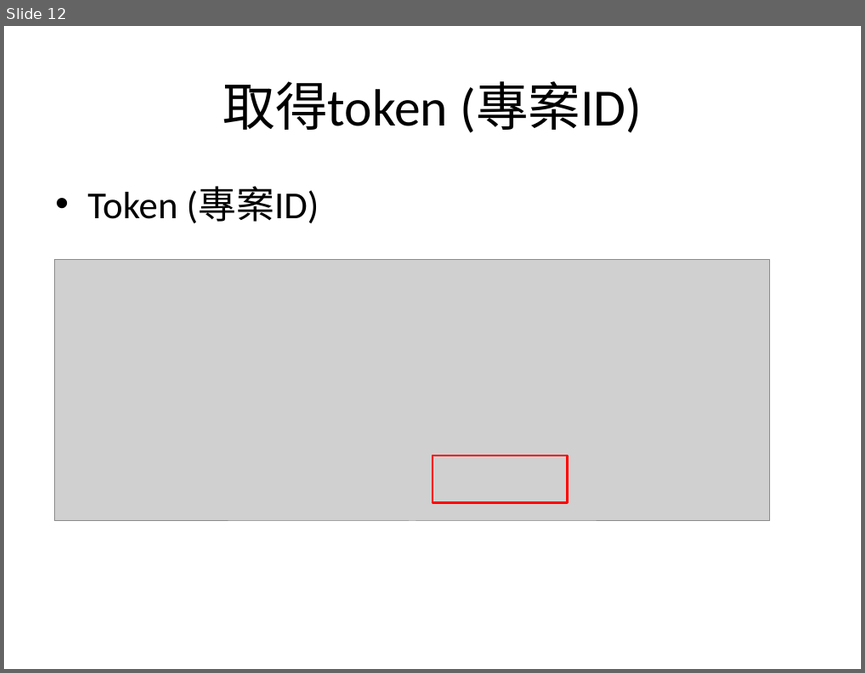
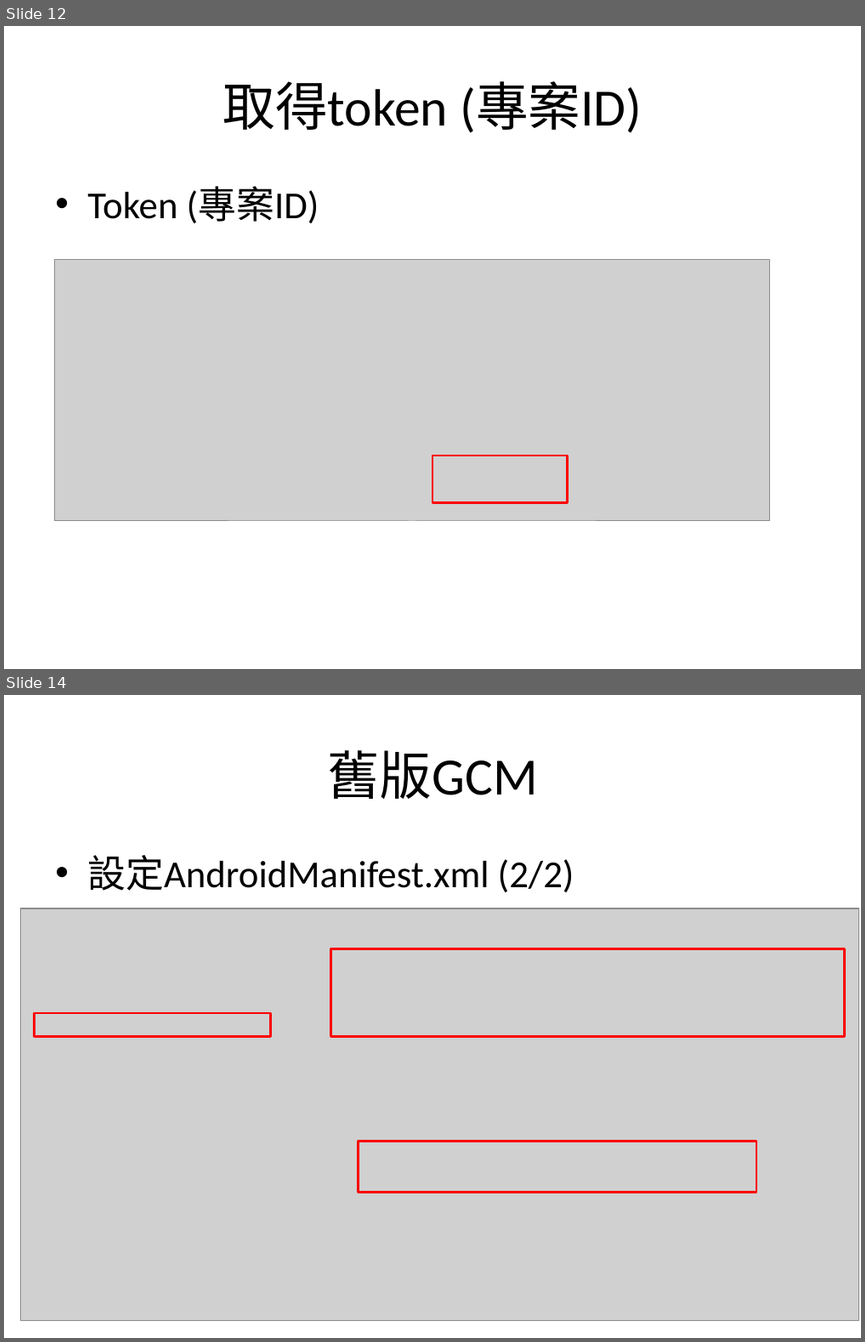
Before and after one commit to sonnyshih/AndroidDemoSample, a slide deck: CustomerUIDemo/GCM instruction.pptx. Shown one above the other, each under a label of ours: slide 12 before the commit, slides 12 and 14 after it; the slides between them are not shown. The pictures are 865x673 and 865x1342 pixels, drawn with LibreOffice and Linux fonts; fonts in the diff are those of the drawing; grey boxes stand for pictures. Boxes give left, top, right and bottom in pixels: in the first picture for what was removed or moved away, otherwise in the second. Text is boxed around its words. In the diff, an @@ line names an element or a change of style, - is before the commit and + after.

```diff
--- a/CustomerUIDemo/GCM instruction.pptx
+++ b/CustomerUIDemo/GCM instruction.pptx
@@ slide 14 added at bbox=[4, 695, 861, 1338], background #FFFFFF @@
@@ title added at bbox=[327, 750, 538, 799], 44 pt, text #000000 @@
+舊版GCM
@@ text added at bbox=[87, 855, 574, 892], 32 pt, text #000000 @@
+• 設定AndroidManifest.xml (2/2)
@@ picture added at bbox=[21, 908, 859, 1320] @@
@@ rectangle added at bbox=[331, 948, 844, 1036], outline #FF0000 2 pt @@
@@ rectangle added at bbox=[34, 1013, 270, 1037], outline #FF0000 2 pt @@
@@ rectangle added at bbox=[358, 1141, 756, 1192], outline #FF0000 2 pt @@
```
Also in this commit, not shown: 1 slide changed, 6 other slides added, 17 other files.
